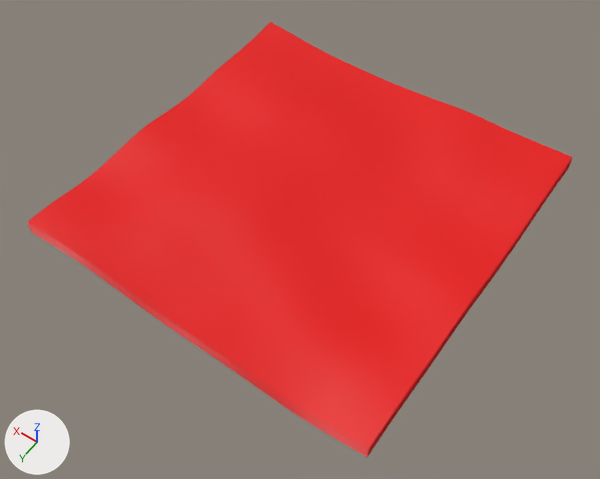
An edit to the glTF model public/assets/testmap/terrain_0_3.glb, drawn before and after from the same camera.
The view is the same before and after, from a camera (50 mm lens) standing at (-115.1, 133.3, 80.5) and looking at (-76.5, 79.2, -4.4). Every picture has the same lights, and +X, +Y and +Z are marked at lower left. The picture after the commit comes second. Vertices at exactly the same position are counted once.

Script lines for the objects in view, before the commit:
```python
me_terrain_0_3_0 = bpy.data.meshes.new('terrain_0_3.0')
me_terrain_0_3_0.from_pydata(...)  # 2601 vertices, 5000 faces; spans x -100.0..-50.0, y 50.0..100.0, z -1.4..1.3
me_terrain_0_3_0.materials.append(mat_terrain_blend)
me_terrain_0_3_1 = bpy.data.meshes.new('terrain_0_3.1')
me_terrain_0_3_1.from_pydata(...)  # 202 vertices, 200 faces; spans x -100.0..-50.0, y 50.0..100.0, z -3.4..1.3
me_terrain_0_3_1.materials.append(mat_ground_forest)
ob_terrain_0_3_0 = bpy.data.objects.new('terrain_0_3.0', me_terrain_0_3_0)
ob_terrain_0_3_0.location = (0.0, 0.0, 0.0)
ob_terrain_0_3_1 = bpy.data.objects.new('terrain_0_3.1', me_terrain_0_3_1)
ob_terrain_0_3_1.location = (0.0, 0.0, 0.0)
```
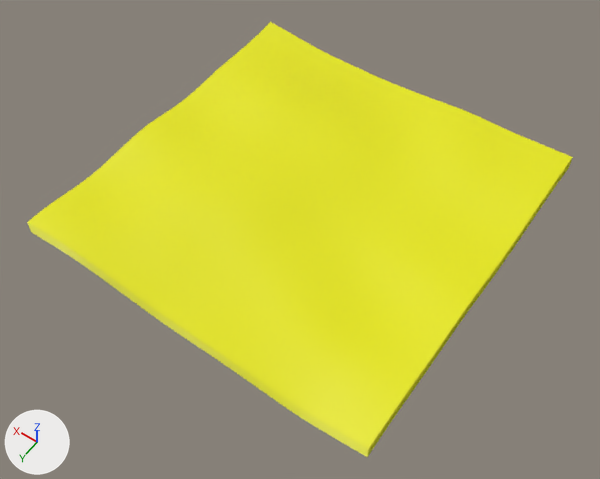
What changed in the scene script:
```text
Change me_terrain_0_3_0:
    where me_terrain_0_3_0.from_pydata(...)  # 2601 vertices, 5000 faces; spans x -100.0..-50.0, y 50.0..100.0, z -1.4..1.3
    used by ob_terrain_0_3_0; location = (0.0, 0.0, 0.0)
    me_terrain_0_3_0 part 1: 5000 faces centred in x -99.7..-50.3, y 50.3..99.7, z -1.4..1.2 are repainted in the vertex colours; the middle colour goes from red #ff0000 to yellow #ffff00
Change me_terrain_0_3_1:
    where me_terrain_0_3_1.from_pydata(...)  # 202 vertices, 200 faces; spans x -100.0..-50.0, y 50.0..100.0, z -3.4..1.3
    used by ob_terrain_0_3_1; location = (0.0, 0.0, 0.0)
    me_terrain_0_3_1 part 2: 200 faces centred in x -100.0..-50.3, y 50.3..100.0, z -2.7..0.6 are repainted in the vertex colours; the middle colour goes from red #ff0000 to yellow #ffff00
```

Boxes [x1, y1, x2, y2] around the edits, measured in the pictures (600 x 479 px):
part 1 of me_terrain_0_3_0, recoloured (red to yellow): [28, 22, 573, 449] in both
part 2 of me_terrain_0_3_1, recoloured: [27, 159, 572, 457] in both
